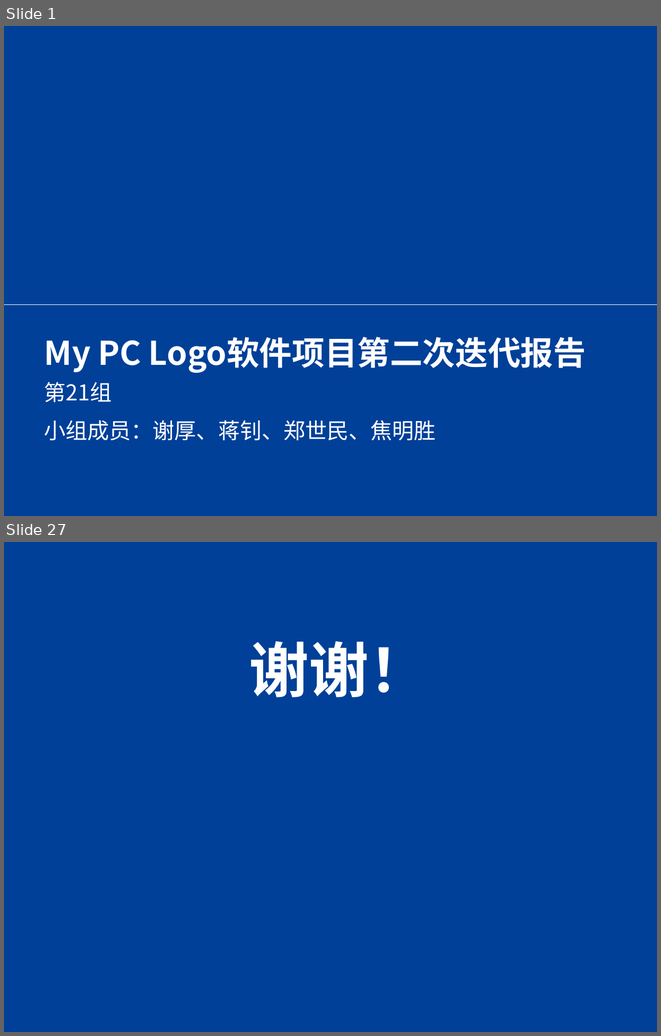
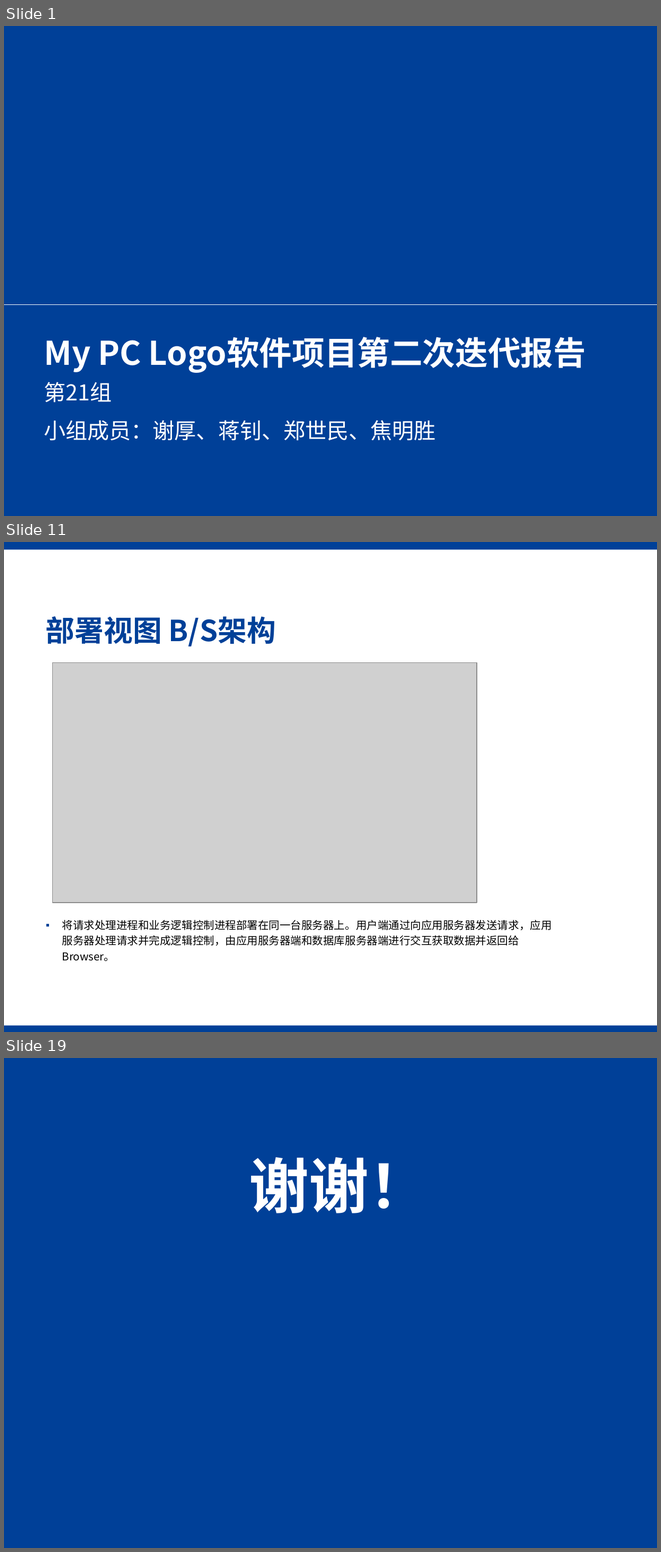
Before and after one commit to SJTU-SEP-21/SEP-21, a slide deck: TecPrototype/文档/迭代二答辩.pptx. Shown one above the other, each under a label of ours: slides 1 and 27 before the commit, slides 1, 11 and 19 after it; the slides between them are not shown. The pictures are 661x1036 and 661x1552 pixels, drawn with LibreOffice and Linux fonts; fonts in the diff are those of the drawing; grey boxes stand for pictures; background and template pictures are left out. Boxes give left, top, right and bottom in pixels: in the first picture for what was removed or moved away, otherwise in the second. Text is boxed around its words. In the diff, an @@ line names an element or a change of style, - is before the commit and + after.

```diff
--- a/TecPrototype/文档/迭代二答辩.pptx
+++ b/TecPrototype/文档/迭代二答辩.pptx
@@ slide 11 added at (4,542,657,1032), background #FFFFFF @@
@@ rectangle added at (4,542,657,550), fill #004098 @@
@@ title added at (46,616,276,646), 32 pt, text #004098, bold @@
+部署视图 B/S架构
@@ picture added at (52,663,477,902) @@
@@ text added at (62,919,552,961), 12 pt, text #000000 @@
+▪ 将请求处理进程和业务逻辑控制进程部署在同一台服务器上。用户端通过向应用服务器发送请求，应用服务器处理请求并完成逻辑控制，由应用服务器端和数据库服务器端进行交互获取数据并返回给Browser。
@@ rectangle added at (4,1025,657,1032), fill #004098 @@
@@ what was slide 27 is now slide 19 @@
```
Also in this commit, not shown: 8 slides changed, 8 other slides added, 17 slides removed, 10 other files.
